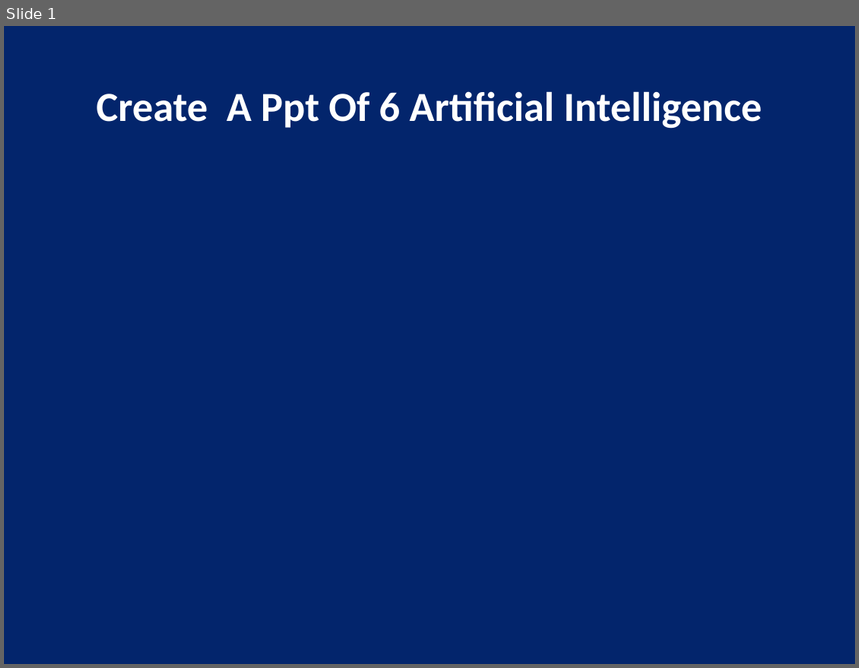
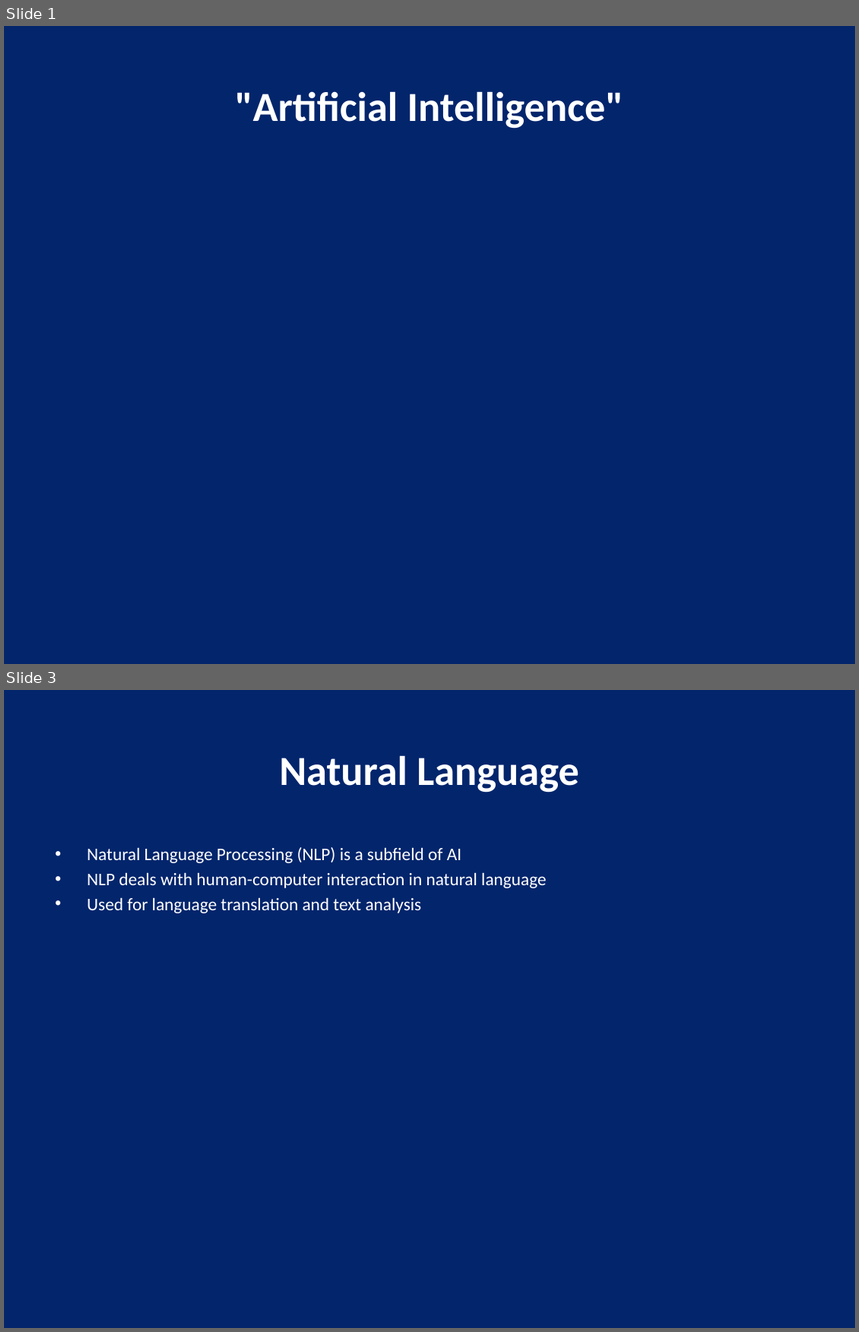
Before and after one commit to Shanaaz-77/auto_ppt_agent, a slide deck: generated_ppts/artificial_intelligence_presentation.pptx. Shown one above the other, each under a label of ours: slide 1 before the commit, slides 1 and 3 after it; the slides between them are not shown. The pictures are 859x668 and 859x1332 pixels, drawn with LibreOffice and Linux fonts; fonts in the diff are those of the drawing. Boxes give left, top, right and bottom in pixels: in the first picture for what was removed or moved away, otherwise in the second. Text is boxed around its words. In the diff, an @@ line names an element or a change of style, - is before the commit and + after.

```diff
--- a/generated_ppts/artificial_intelligence_presentation.pptx
+++ b/generated_ppts/artificial_intelligence_presentation.pptx
@@ slide 3 added at [4, 690, 855, 1328], background #03256C @@
@@ title added at [279, 755, 579, 793], 35 pt, text #FFFFFF, bold @@
+Natural Language
@@ text added at [87, 847, 546, 913], 15 pt, text #FFFFFF @@
+• Natural Language Processing (NLP) is a subfield of AI
+• NLP deals with human-computer interaction in natural language
+• Used for language translation and text analysis
@@ slide 1 changed as well @@
@@ title at [235, 91, 624, 129]: text changed @@
-Create A Ppt Of 6 Artificial Intelligence
+"Artificial Intelligence"
```
Also in this commit, not shown: 2 other slides changed, 2 other slides added, 4 slides removed, 1 other file.
